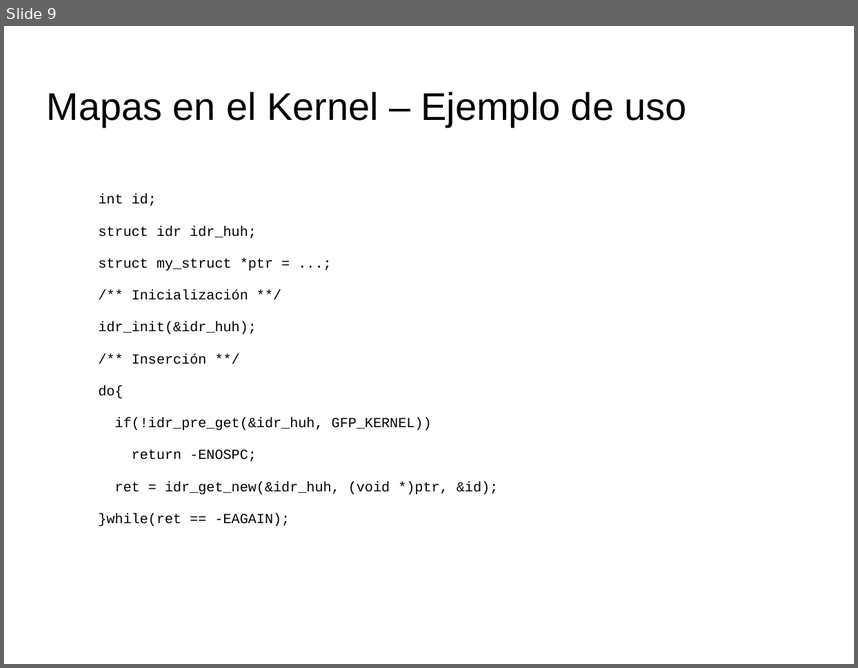
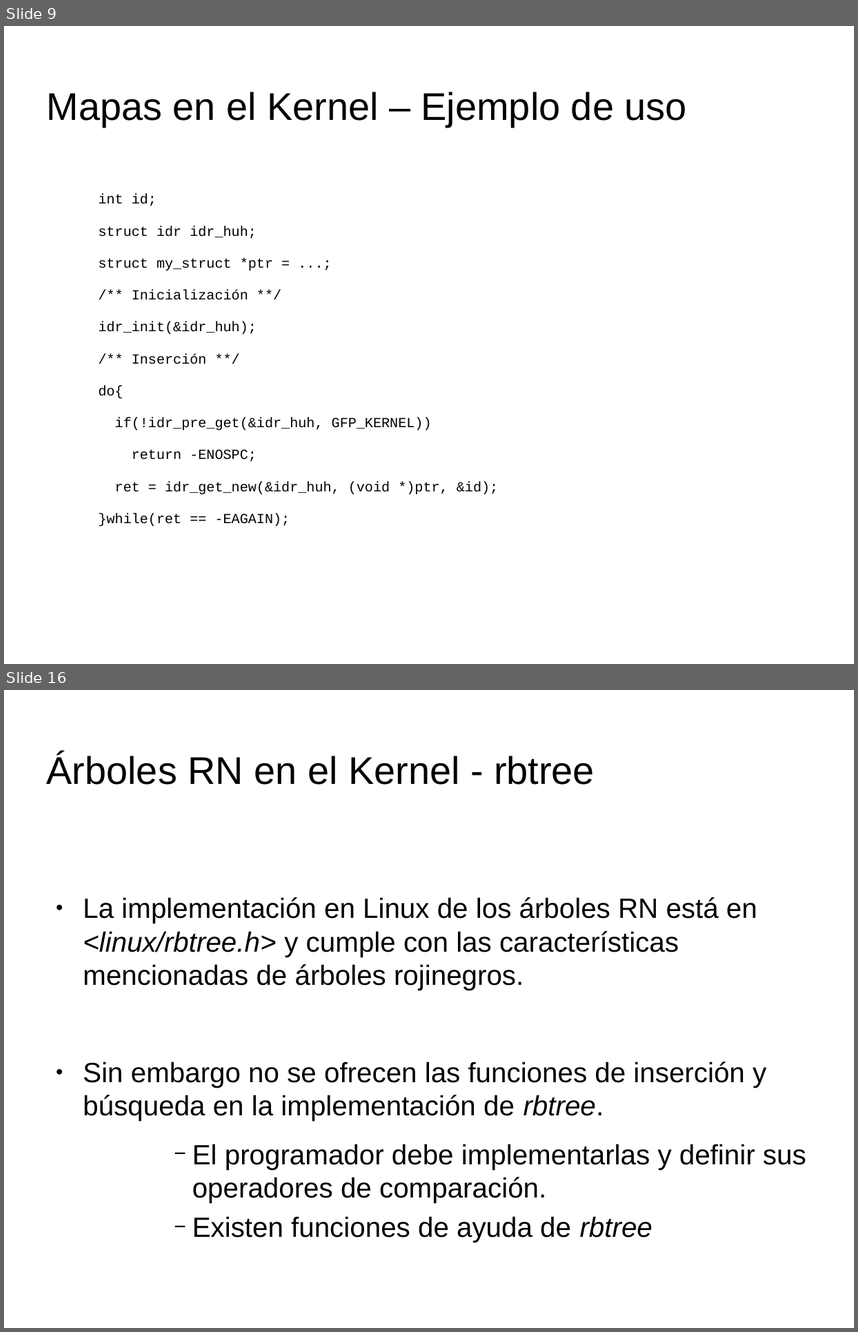
Before and after one commit to tombe85/lin, a slide deck: presentacion/EstructurasDeDatosKernelMigVersion.odp. Shown one above the other, each under a label of ours: slide 9 before the commit, slides 9 and 16 after it; the slides between them are not shown. The pictures are 858x668 and 858x1332 pixels, drawn with LibreOffice and Linux fonts; fonts in the diff are those of the drawing; background and template pictures are left out. Boxes give left, top, right and bottom in pixels: in the first picture for what was removed or moved away, otherwise in the second. Text is boxed around its words. In the diff, an @@ line names an element or a change of style, - is before the commit and + after.

```diff
--- a/presentacion/EstructurasDeDatosKernelMigVersion.odp
+++ b/presentacion/EstructurasDeDatosKernelMigVersion.odp
@@ slide 16 added at [4, 690, 854, 1328], background picture (left out) @@
@@ title added at [47, 753, 595, 785], 36 pt, text #000000 @@
+Árboles RN en el Kernel - rbtree
@@ text added at [83, 897, 806, 1242], 26 pt, text #000000 @@
+● La implementación en Linux de los árboles RN está en <linux/rbtree.h> y cumple con las características mencionadas de árboles rojinegros.
+● Sin embargo no se ofrecen las funciones de inserción y búsqueda en la implementación de rbtree.
+      − El programador debe implementarlas y definir sus operadores de comparación.
+      − Existen funciones de ayuda de rbtree
```
Also in this commit, not shown: 4 slides changed, 9 other slides added, 1 other file.
